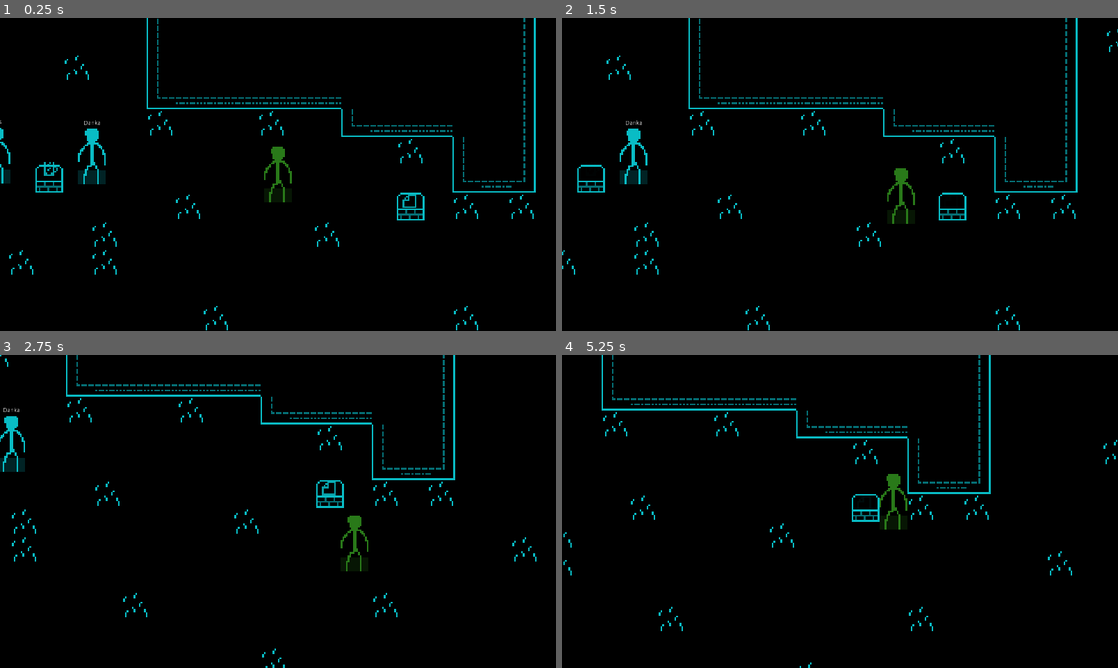
Above: before the commit, frames 1-4 (two rows, left to right).
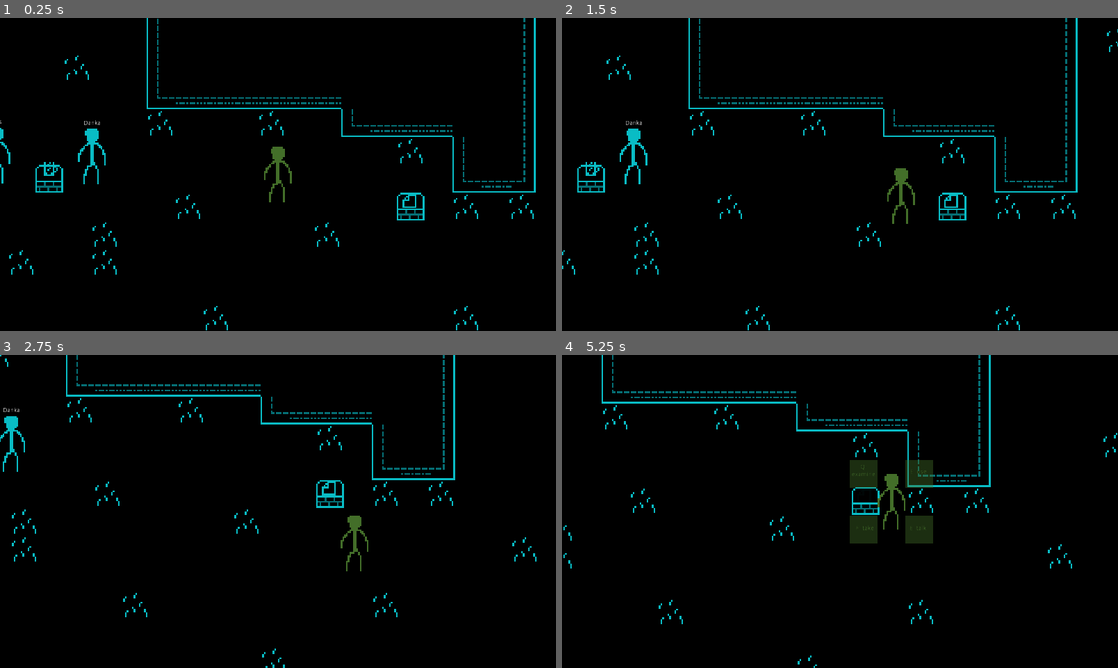
Above: after the commit, the same moments.

Repository: Katamori/a-billion-sounds
Game: Godot game, scene res://Main.tscn
Two runs of this game, one before a commit and one after it. Both use one fixed random seed, a clock stepped at 60 frames per second and the inputs below.
Inputs:
- Up to frame 1 (0.25 s): no input
- Up to frame 2 (1.5 s): tap Enter at 0.5 s; hold D (move_right) 0.53-1.28 s; hold S (move_down) from 1.28 s (still down)
- Up to frame 3 (2.75 s): release S (move_down) at 2.03 s; hold D (move_right) from 2.03 s (still down)
- Up to frame 4 (5.25 s): release D (move_right) at 2.78 s; hold W (move_up) 2.78-3.53 s; hold A (move_left) 3.53-5.03 s; tap Space at 5 s; hold S (move_down) from 5.03 s (still down)

The runs differ from the first frame. In frame 1, 0.6% of the frame differs, in the area x 0-75%, y 41-61%; in frame 2, 0.5%; in frame 3, 0.5%; in frame 4, 5.0%, in the area x 0-100%, y 11-100%.

Commit message:
implement item interaction prompts
(also lot of fixes)

Diff:
--- a/src/maps/Demo.tscn
+++ b/src/maps/Demo.tscn
@@ -19,17 +19,17 @@
 format = 1
 tile_data = PoolIntArray( -1310731, 0, 0, -1310730, 0, 0, -1310729, 0, 0, -1310728, 0, 0, -1310727, 0, 0, -1310726, 0,  …(27170 unchanged characters)…
 
-[node name="testJug" parent="." instance=ExtResource( 5 )]
+[node name="testJug" parent="." groups=[
+"props",
+] instance=ExtResource( 5 )]
 modulate = Color( 0.0392157, 0.741176, 0.776471, 1 )
 position = Vector2( -220.315, 522.236 )
 
-[node name="testFlyer" parent="." instance=ExtResource( 4 )]
+[node name="testFlyer" parent="." groups=[
+"props",
+] instance=ExtResource( 4 )]
 modulate = Color( 0.0392157, 0.741176, 0.776471, 1 )
 position = Vector2( 605.283, 595.828 )
-
-[node name="Player" parent="." instance=ExtResource( 2 )]
-position = Vector2( 302.537, 534.328 )
-z_as_relative = false
 
 [node name="Atis" parent="." instance=ExtResource( 3 )]
 position = Vector2( -346.203, 490.035 )
@@ -40,3 +40,7 @@
 position = Vector2( -125.803, 492.387 )
 z_as_relative = false
 character_name = "Danka"
+
+[node name="Player" parent="." instance=ExtResource( 2 )]
+position = Vector2( 302.537, 534.328 )
+z_as_relative = false
--- a/src/objects/Human.tscn
+++ b/src/objects/Human.tscn
@@ -3,28 +3,18 @@
 [ext_resource path="res://assets/gfx/human.png" type="Texture" id=1]
 
 [sub_resource type="RectangleShape2D" id=1]
-extents = Vector2( 8, 4 )
+extents = Vector2( 7, 6 )
 
 [node name="Human" type="Node2D"]
 scale = Vector2( 4, 4 )
 
-[node name="kinematicBody2D" type="KinematicBody2D" parent="."]
+[node name="body" type="KinematicBody2D" parent="."]
 
-[node name="debug" type="Node2D" parent="kinematicBody2D"]
+[node name="debug" type="Node2D" parent="body"]
 
-[node name="collision" type="ColorRect" parent="kinematicBody2D/debug"]
-margin_left = -8.0
-margin_top = 8.0
-margin_right = 8.0
-margin_bottom = 16.0
-color = Color( 1, 1, 1, 0.188235 )
-__meta__ = {
-"_edit_use_anchors_": false
-}
-
-[node name="sprite" type="Sprite" parent="kinematicBody2D"]
+[node name="sprite" type="Sprite" parent="body"]
 texture = ExtResource( 1 )
 
-[node name="collision" type="CollisionShape2D" parent="kinematicBody2D"]
-position = Vector2( 0, 12 )
+[node name="collision" type="CollisionShape2D" parent="body"]
+position = Vector2( 0, 10 )
 shape = SubResource( 1 )
--- a/src/objects/human/Player.tscn
+++ b/src/objects/human/Player.tscn
@@ -1,13 +1,14 @@
-[gd_scene load_steps=3 format=2]
+[gd_scene load_steps=4 format=2]
 
 [ext_resource path="res://objects/Human.tscn" type="PackedScene" id=1]
 [ext_resource path="res://scripts/Player.gd" type="Script" id=2]
+[ext_resource path="res://ui/InteractionKeys.tscn" type="PackedScene" id=3]
 
 [node name="Player" type="Node2D"]
 script = ExtResource( 2 )
 
 [node name="Human" parent="." instance=ExtResource( 1 )]
-modulate = Color( 0.164706, 0.478431, 0.101961, 1 )
+modulate = Color( 0.266667, 0.435294, 0.164706, 1 )
 
 [node name="pointer" type="Position2D" parent="Human"]
 
@@ -20,3 +21,7 @@
 smoothing_enabled = true
 editor_draw_screen = false
 editor_draw_drag_margin = true
+
+[node name="interactionKeys" parent="Human/pointer" instance=ExtResource( 3 )]
+position = Vector2( -24, -24 )
+scale = Vector2( 0.25, 0.25 )
--- a/src/objects/worldObject/Flyer.tscn
+++ b/src/objects/worldObject/Flyer.tscn
@@ -6,9 +6,9 @@
 [node name="Flyer" type="Node2D"]
 scale = Vector2( 4, 4 )
 
-[node name="WorldObject" parent="." instance=ExtResource( 2 )]
+[node name="body" parent="." instance=ExtResource( 2 )]
 
-[node name="sprite" type="Sprite" parent="WorldObject"]
+[node name="sprite" type="Sprite" parent="body"]
 texture = ExtResource( 1 )
 region_enabled = true
 region_rect = Rect2( 9, 0, 8, 8 )
--- a/src/objects/worldObject/Jug.tscn
+++ b/src/objects/worldObject/Jug.tscn
@@ -6,9 +6,9 @@
 [node name="Jug" type="Node2D"]
 scale = Vector2( 4, 4 )
 
-[node name="WorldObject" parent="." instance=ExtResource( 1 )]
+[node name="body" parent="." instance=ExtResource( 1 )]
 
-[node name="sprite" type="Sprite" parent="WorldObject"]
+[node name="sprite" type="Sprite" parent="body"]
 texture = ExtResource( 2 )
 region_enabled = true
 region_rect = Rect2( 0, 0, 8, 8 )
--- a/src/scripts/Player.gd
+++ b/src/scripts/Player.gd
@@ -1,11 +1,21 @@
 extends Node2D
 
-# Declare member variables here. Examples:
-var move_vector = Vector2(0, 0)
+# player constants
 var SPEED = 15000
 
-onready var body = get_node("Human/kinematicBody2D")
+var PROX_THRESHOLD = 85
+
+# player state properties
+var move_vector = Vector2(0, 0)
+
+var can_interact = false
+
+
+# nodes from other parts of the applications
+onready var body = get_node("Human/body")
 onready var camera_pointer = get_node("Human/pointer")
+# todo: is it the only way?
+onready var props = get_tree().get_nodes_in_group("props")
 
 # Called when the node enters the scene tree for the first time.
 func _ready():
@@ -18,15 +28,34 @@
 
 # Same as '_process' but with physics.
 func _physics_process(delta):
+	# basic movement and camera
 	move_fluid(SPEED * delta)
 
 	camera_pointer.set_position(body.get_position())
-	pass
+
+	look_for_interactions()
 
 func _input(event):
 	if(event.is_action("toggle_inventory")):
 		print("toggle inventory")
 
+# item proximity check
+# todo: find out if it's an optimal solution
+func look_for_interactions():
+	var had_nearby_prop = false
+
+	for prop in props:
+		# todo: get rid of FCKING PREONCEPTIONS
+		var propBody = prop.get_node("body")
+
+		propBody.is_active = body.get_global_position().distance_to(prop.get_global_position()) < PROX_THRESHOLD
+
+		# if even only one prop signals is_active, player can interact
+		had_nearby_prop = had_nearby_prop || propBody.is_active
+	pass
+
+	can_interact = had_nearby_prop
+	pass
 
 func move_fluid(speed):
 	if(Input.is_action_pressed("move_up")):
--- a/src/scripts/WorldObject.gd
+++ b/src/scripts/WorldObject.gd
@@ -1,13 +1,20 @@
 extends Node2D
 
+# exportable properties
+export var is_usable = false # can interact_passive
+export var is_pickable = false # can item_take
 
+# global randomizer
 var rng = RandomNumberGenerator.new()
 
 # alpha value of Node color modulation
-var MOD_ALPHA = 0
+var MOD_ALPHA = 0.5
 
 # the increment value for texture flashing
 var STEP = 0.07
+
+# inner state variables
+var is_active = false;
 
 # general WorldObject behavior
 func _ready():
@@ -15,8 +22,12 @@
 	pass
 
 func _process(delta):
-	MOD_ALPHA += STEP
-	generate_transition()
+	if is_active:
+		MOD_ALPHA += STEP
+		generate_transition()
+	else:
+		MOD_ALPHA = 0.5
+		set_modulate(default_color())
 	pass
 
 func generate_transition():
@@ -24,6 +35,10 @@
 	pass
 
 # todo: find a better place for color output functions
+func default_color():
+	return Color(1, 1, 1, 1)
+	pass
+
 func sinoid_fadeout():
 	return Color(1, 1, 1, abs(sin(MOD_ALPHA)))
 
--- /dev/null
+++ b/src/scripts/ui/InteractionKeys.gd
@@ -0,0 +1,10 @@
+extends Node2D
+
+func _ready():
+	pass
+
+func _process(delta):
+	# todo: check out if referring to Player as "owner" is error-prone
+	set_visible(owner.can_interact)
+
+	pass
--- /dev/null
+++ b/src/ui/InteractionKeys.tscn
@@ -0,0 +1,87 @@
+[gd_scene load_steps=2 format=2]
+
+[ext_resource path="res://scripts/ui/InteractionKeys.gd" type="Script" id=1]
+
+[node name="InteractionKeys" type="Node2D"]
+script = ExtResource( 1 )
+
+[node name="active" type="ColorRect" parent="."]
+margin_right = 64.0
+margin_bottom = 64.0
+color = Color( 1, 1, 1, 0.415686 )
+__meta__ = {
+"_edit_use_anchors_": false
+}
+
+[node name="label" type="Label" parent="active"]
+margin_left = 4.04306
+margin_top = 9.0647
+margin_right = 60.0431
+margin_bottom = 57.0647
+text = "Q: examine"
+align = 1
+autowrap = true
+__meta__ = {
+"_edit_use_anchors_": false
+}
+
+[node name="passive" type="ColorRect" parent="."]
+margin_left = 128.0
+margin_right = 192.0
+margin_bottom = 64.0
+color = Color( 1, 1, 1, 0.415686 )
+__meta__ = {
+"_edit_use_anchors_": false
+}
+
+[node name="label" type="Label" parent="passive"]
+margin_left = 10.2184
+margin_top = 19.908
+margin_right = 50.2184
+margin_bottom = 33.908
+text = "E: use"
+align = 1
+__meta__ = {
+"_edit_use_anchors_": false
+}
+
+[node name="take" type="ColorRect" parent="."]
+margin_top = 128.0
+margin_right = 64.0
+margin_bottom = 192.0
+color = Color( 1, 1, 1, 0.415686 )
+__meta__ = {
+"_edit_use_anchors_": false
+}
+
+[node name="label" type="Label" parent="take"]
+anchor_right = 0.116
+margin_left = 14.0
+margin_top = 22.0
+margin_right = 48.576
+margin_bottom = 36.0
+text = "F: take"
+align = 1
+__meta__ = {
+"_edit_use_anchors_": false
+}
+
+[node name="talk" type="ColorRect" parent="."]
+margin_left = 128.0
+margin_top = 128.0
+margin_right = 192.0
+margin_bottom = 192.0
+color = Color( 1, 1, 1, 0.415686 )
+__meta__ = {
+"_edit_use_anchors_": false
+}
+
+[node name="label" type="Label" parent="talk"]
+margin_left = 10.2184
+margin_top = 22.0
+margin_right = 50.2184
+margin_bottom = 36.0
+text = "E: talk"
+__meta__ = {
+"_edit_use_anchors_": false
+}
